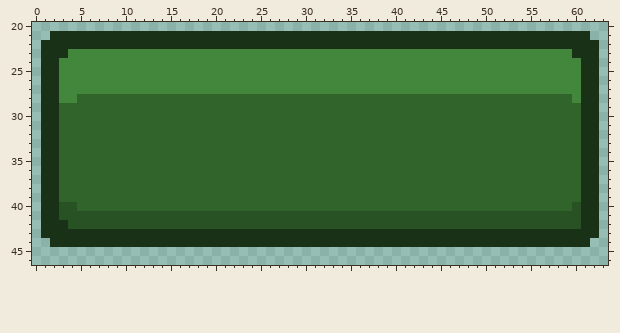
A pixel-art sprite gets an edit: ArenaEletronica/TextureTop.png. That is the earlier state.
The file is 64x64 pixels. Colours within 5 levels of each other are drawn and written as one. Shown: x 0..63, y 20..46.
After:
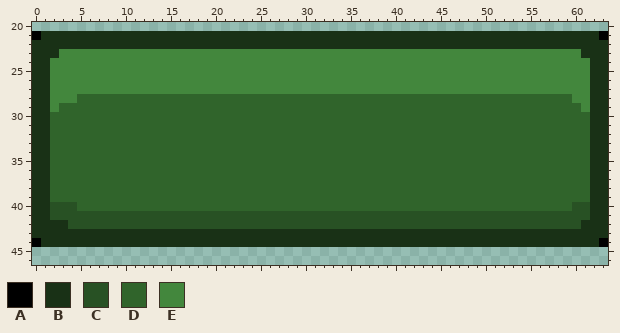
Palette (. is transparent): A #000000  B #193116  C #285124  D #30642b  E #43873d
The exact change:
y 21: x 0..1 .. -> AB; x 62..63 .. -> BA
y 22: x 0 . -> B; x 63 . -> B
y 23: x 0 . -> B; x 3 B -> E; x 60 B -> E; x 63 . -> B
y 24..29: x 0 . -> B; x 2 B -> E; x 61 B -> E; x 63 . -> B
y 30..39: x 0 . -> B; x 2 B -> D; x 61 B -> D; x 63 . -> B
y 40..41: x 0 . -> B; x 2 B -> C; x 61 B -> C; x 63 . -> B
y 42..43: x 0 . -> B; x 63 . -> B
y 44: x 0..1 .. -> AB; x 62..63 .. -> BA
